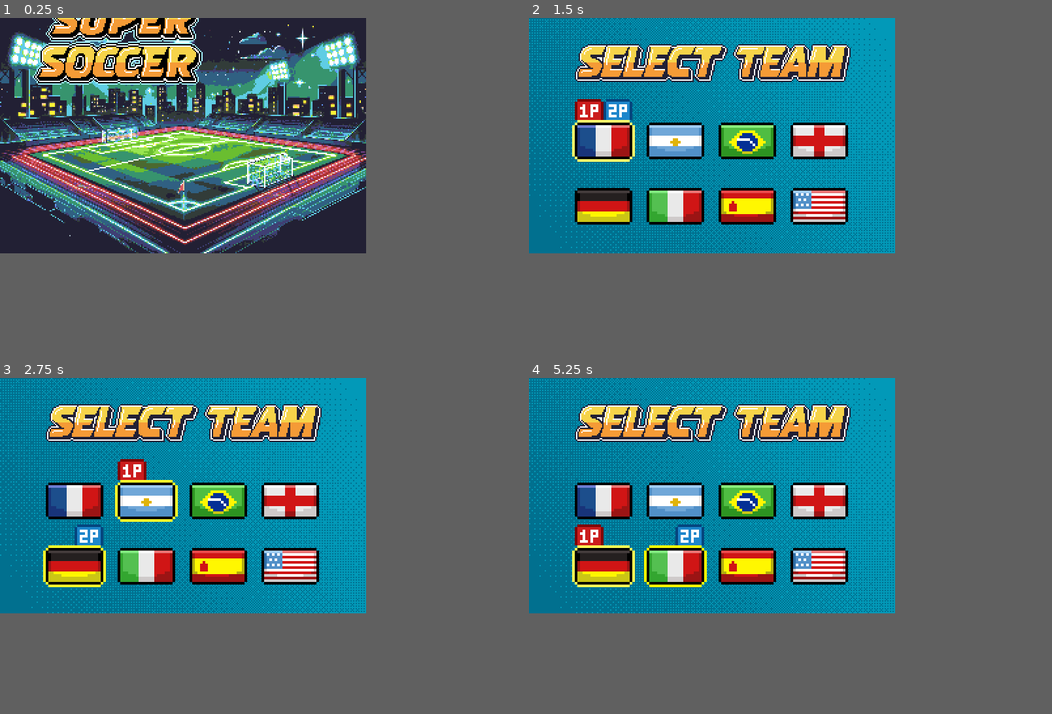
Above: before the commit, frames 1-4 (two rows, left to right).
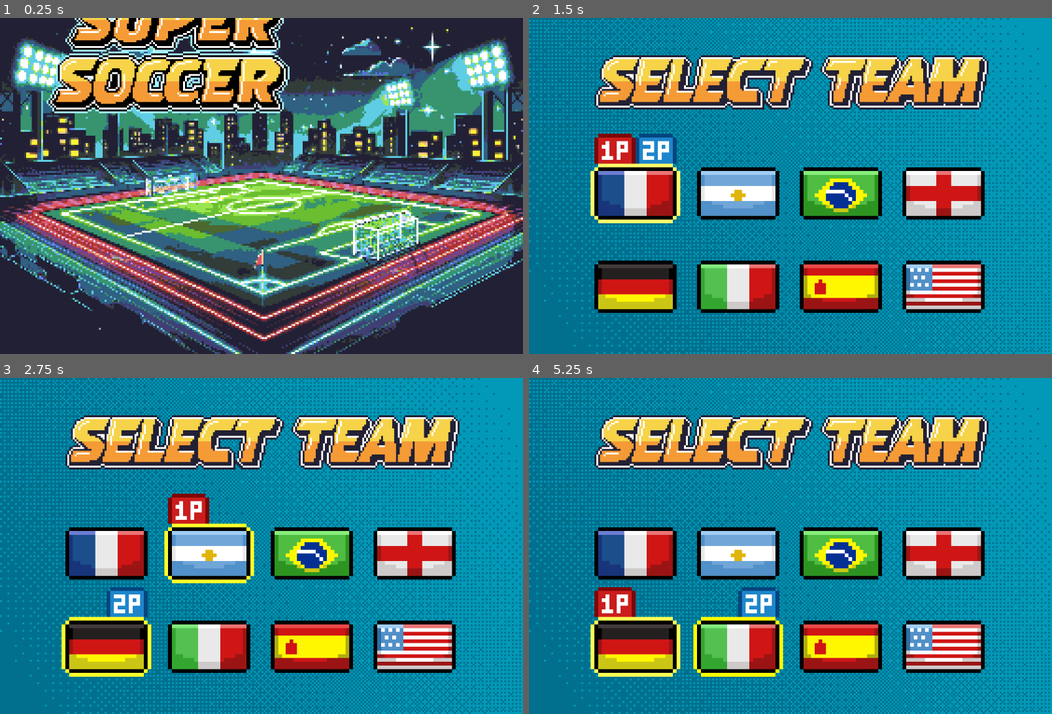
Above: after the commit, the same moments.

Repository: exfinmax/2Dsoccer-game
Game: Godot game, scene res://scenes/soccer_game.tscn
The game is run twice, just before and just after one commit, with the same random seed, the same clock (stepped at 60 frames per second) and the same inputs.
Inputs:
- Up to frame 1 (0.25 s): no input
- Up to frame 2 (1.5 s): hold D (p1_right) 0.53-1.28 s; tap K (p1_pass) at 0.6 s; hold S (p1_down) from 1.28 s (still down); tap J (p1_shoot) at 1.35 s
- Up to frame 3 (2.75 s): release S (p1_down) at 2.03 s; hold D (p1_right) from 2.03 s (still down); tap Down (p2_down) at 2.1 s
- Up to frame 4 (5.25 s): release D (p1_right) at 2.78 s; hold W (p1_up) 2.78-3.53 s; tap Left (p2_left) at 2.85 s; tap Enter at 3.5 s; hold A (p1_left) 3.53-5.03 s; tap Keypad 3 (p2_pass) at 3.6 s; tap Escape (set) at 4.15 s; tap Right (p2_right) at 4.35 s; hold S (p1_down) from 5.03 s (still down); tap Keypad 2 (p2_shoot) at 5.1 s
In our replay, the window is 560x360 before the commit and 800x514 after it. These sizes can differ from the game's own. Grey fills any space a smaller window leaves; there, only what the larger window draws over its background counts as a difference.

The runs differ from the first frame. In frame 1, 73% of the frame differs, in the area x 0-100%, y 0-100%; in frame 2, 62%; in frame 3, 63%; in frame 4, 63%.

Commit message:
added simply buff system

Diff:
--- a/assets/json/squads.json
+++ b/assets/json/squads.json
@@ -328,19 +328,19 @@
 		"name": "A. DAVIES",
 		"skin": 2,
 		"role": 1,
-		"speed": 65,
+		"speed": 67,
 		"power": 155,
 	}, {
 		"name": "A. AHMED",
 		"skin": 2,
 		"role": 2,
-		"speed": 65,
+		"speed": 67,
 		"power": 140,
 	}, {
 		"name": "T. BUCHANAN",
 		"skin": 1,
 		"role": 3,
-		"speed": 65,
+		"speed": 67,
 		"power": 125,
 	}, {
 		"name": "J. DAVID",
--- /dev/null
+++ b/buff_factory.gd
@@ -0,0 +1,15 @@
+class_name BuffFactory
+
+var buff : Dictionary
+
+func _init() -> void:
+	buff = {
+		PlayerBuff.Buff.FIRE_SPEED: PlayerFireSpeed,
+		PlayerBuff.Buff.POWER: PlayerPower,
+		PlayerBuff.Buff.SPEED: PlayerSpeed,
+		PlayerBuff.Buff.SUSPICIOUS: PlayerFireSpeed,
+	}
+
+func get_fresh_buff(current_buff: PlayerBuff.Buff) -> PlayerBuff:
+	assert(buff.has(current_buff), "Buff doesn't exist!")
+	return buff.get(current_buff).new()
--- a/project.godot
+++ b/project.godot
@@ -22,6 +22,7 @@
 GameManager="*res://game_manager/game_manager.gd"
 SoundPlayer="*res://utils/sound_player.tscn"
 MusicPlayer="*res://utils/music_player.gd"
+Playerbuff="*res://scenes/characters/buff/playerbuff.gd"
 
 [debug]
 
@@ -34,7 +35,7 @@
 window/size/window_width_override=1400
 window/size/window_height_override=900
 window/subwindows/embed_subwindows=false
-window/stretch/mode="viewport"
+window/stretch/mode="canvas_items"
 window/stretch/scale_mode="integer"
 
 [gui]
--- a/scenes/characters/buff/buff_area.gd
+++ b/scenes/characters/buff/buff_area.gd
@@ -1,10 +1,29 @@
 extends Area2D
+
+const BUFF_ICON :Dictionary = {
+	0 : preload("res://assets/art/buff_icon/bowling-propulsion.png"),
+	1 : preload("res://assets/art/buff_icon/fire-dash.png"),
+	2 : preload("res://assets/art/buff_icon/mighty-force.png"),
+	3 : preload("res://assets/art/buff_icon/sprint.png"),
+	4 : preload("res://assets/art/buff_icon/suspicious.png"),
+}
+const DURATION_TIME := 6
 
 @onready var Buffsprite: Sprite2D = $BuffSprite
 
 @export var max_value :int
 
+var current_delta : float
 var buff_index : int
+var time_since_spawn
 
-func _enter_tree() -> void:
+func _ready() -> void:
 	buff_index = randi_range(0, max_value)
+	Buffsprite.texture = BUFF_ICON[buff_index]
+	time_since_spawn = Time.get_ticks_msec()
+
+func _process(delta: float) -> void:
+	current_delta += delta
+	modulate.a = 1 + 0.5*sin(current_delta)
+	if DURATION_TIME - current_delta < 0:
+		queue_free()
--- a/scenes/characters/buff/buff_area.tscn
+++ b/scenes/characters/buff/buff_area.tscn
@@ -3,16 +3,17 @@
 [ext_resource type="Script" uid="uid://dg6bvxnww4f2g" path="res://scenes/characters/buff/buff_area.gd" id="1_puwq7"]
 
 [sub_resource type="RectangleShape2D" id="RectangleShape2D_0p0ya"]
-size = Vector2(5, 10)
+size = Vector2(15, 15)
 
 [node name="BuffArea" type="Area2D"]
 y_sort_enabled = true
 collision_layer = 64
 collision_mask = 0
 script = ExtResource("1_puwq7")
-max_value = 1
+max_value = 3
 
 [node name="BuffSprite" type="Sprite2D" parent="."]
+scale = Vector2(0.031, 0.031)
 
 [node name="CollisionShape2D" type="CollisionShape2D" parent="."]
 shape = SubResource("RectangleShape2D_0p0ya")
--- a/scenes/characters/buff/buff_factory.gd
+++ /dev/null
@@ -1,35 +0,0 @@
-extends Node2D
-
-const BUFF := preload("res://scenes/characters/buff/buff_area.tscn")
-const MAX_SIMULTANEOUS_VALUE :int= 3
-const DURATION_BETWEEN_SPAWN_BUFF :int = 5000
-
-var is_active:bool = false
-var is_maximum:bool = false
-var time_since_last_spawn_buff:int
-
-func _enter_tree() -> void:
-	time_since_last_spawn_buff = Time.get_ticks_msec()
-	if GameEvents.setting_varrent[3] == 1:
-		is_active = true
-
-func _process(delta: float) -> void:
-	if is_active && Time.get_ticks_msec() - time_since_last_spawn_buff > DURATION_BETWEEN_SPAWN_BUFF && not is_maximum && GameManager.get_child(0).name.ends_with("0"):
-		spawn_buff()
-		time_since_last_spawn_buff = Time.get_ticks_msec()
-
-func spawn_buff() -> void:
-	var buff := BUFF.instantiate()
-	var rect :Rect2i = Rect2i(117, 85, 590, 223)
-	var random_position = get_random_point_in_rect(rect)
-	buff.position = random_position
-	add_child(buff)
-	if get_child_count() == MAX_SIMULTANEOUS_VALUE:
-		is_maximum = true
-
-
-
-func get_random_point_in_rect(rect: Rect2i) -> Vector2:
-	var x = randf_range(rect.position.x, rect.end.x)
-	var y = randf_range(rect.position.y, rect.end.y)
-	return Vector2(x,y)
--- a/scenes/characters/buff/buff_factory.tscn
+++ /dev/null
@@ -1,6 +0,0 @@
-[gd_scene load_steps=2 format=3 uid="uid://fsivmytjpcca"]
-
-[ext_resource type="Script" uid="uid://b0y7gigd8apt6" path="res://scenes/characters/buff/buff_factory.gd" id="1_ayt8y"]
-
-[node name="BuffFactory" type="Node2D"]
-script = ExtResource("1_ayt8y")
--- /dev/null
+++ b/scenes/characters/buff/buff_spawn_factory.gd
@@ -0,0 +1,35 @@
+extends Node2D
+
+const BUFF := preload("res://scenes/characters/buff/buff_area.tscn")
+const MAX_SIMULTANEOUS_VALUE :int= 3
+const DURATION_BETWEEN_SPAWN_BUFF :int = 7000
+
+var is_active:bool = false
+var is_maximum:bool = false
+var time_since_last_spawn_buff:int
+
+func _enter_tree() -> void:
+	time_since_last_spawn_buff = Time.get_ticks_msec()
+	if GameEvents.setting_varrent[3] == 1:
+		is_active = true
+
+func _process(delta: float) -> void:
+	if is_active && Time.get_ticks_msec() - time_since_last_spawn_buff > DURATION_BETWEEN_SPAWN_BUFF && not is_maximum && GameManager.get_child(0).name.ends_with("0"):
+		spawn_buff()
+		time_since_last_spawn_buff = Time.get_ticks_msec()
+
+func spawn_buff() -> void:
+	var buff := BUFF.instantiate()
+	var rect :Rect2i = Rect2i(145, 127, 560, 127)
+	var random_position = get_random_point_in_rect(rect)
+	buff.position = random_position
+	add_child(buff)
+	if get_child_count() == MAX_SIMULTANEOUS_VALUE:
+		is_maximum = true
+
+
+
+func get_random_point_in_rect(rect: Rect2i) -> Vector2:
+	var x = randf_range(rect.position.x, rect.end.x)
+	var y = randf_range(rect.position.y, rect.end.y)
+	return Vector2(x,y)
--- /dev/null
+++ b/scenes/characters/buff/buff_spawn_factory.tscn
@@ -0,0 +1,6 @@
+[gd_scene load_steps=2 format=3 uid="uid://fsivmytjpcca"]
+
+[ext_resource type="Script" uid="uid://b0y7gigd8apt6" path="res://scenes/characters/buff/buff_spawn_factory.gd" id="1_trqaf"]
+
+[node name="BuffFactory" type="Node2D"]
+script = ExtResource("1_trqaf")
--- /dev/null
+++ b/scenes/characters/buff/player_buff_fire_speed.gd
@@ -0,0 +1,13 @@
+class_name PlayerFireSpeed
+extends PlayerBuff
+
+var current_speed
+
+func _enter_tree() -> void:
+	current_speed = player.speed
+	player.speed = player.speed * 2
+	player.gpu_particles_2d.modulate = Color(0.862745, 0.0784314, 0.235294, 1)
+
+func _exit_tree() -> void:
+	player.speed = current_speed
+	player.gpu_particles_2d.modulate = Color(1, 1, 1, 1)
--- /dev/null
+++ b/scenes/characters/buff/player_buff_power.gd
@@ -0,0 +1,15 @@
+class_name PlayerPower
+extends PlayerBuff
+
+var current_power
+
+func _enter_tree() -> void:
+	duration_time = 20
+	current_power = player.power
+	player.power = current_power * 1.5
+	player.power_gpu.emitting = true
+
+func _exit_tree() -> void:
+	player.power = current_power
+	player.power_gpu.emitting = false
+	player.power_gpu.emitting = false
--- /dev/null
+++ b/scenes/characters/buff/player_buff_speed.gd
@@ -0,0 +1,15 @@
+class_name PlayerSpeed
+extends PlayerBuff
+
+var current_speed
+
+func _enter_tree() -> void:
+	current_speed = player.speed
+	player.gpu_particles_2d.modulate = Color(0, 0.972549, 1, 1)
+	player.speed = player.speed * 1.5
+
+
+
+func _exit_tree() -> void:
+	player.speed = current_speed
+	player.gpu_particles_2d.modulate = Color(1,1,1,1)
--- a/scenes/characters/buff/playerbuff.gd
+++ b/scenes/characters/buff/playerbuff.gd
@@ -1,14 +1,28 @@
 class_name PlayerBuff
 extends Node
 
-var duration_time :int
+enum Buff{
+	RANDOM,
+	FIRE_SPEED,
+	POWER,
+	SPEED,
+	SUSPICIOUS,
+}
+var current_delta :float
+var duration_time :int = 8
+var player_speed :float
+var player : Player = null
 
 func _enter_tree() -> void:
 	pass
 
 func _process(delta: float) -> void:
-	if duration_time - delta < 0:
+	current_delta += delta
+	if duration_time - current_delta < 0:
 		queue_free()
+
+func set_up(context_player: Player) -> void:
+	player = context_player
 
 func _exit_tree() -> void:
 	pass
--- a/scenes/characters/player.gd
+++ b/scenes/characters/player.gd
@@ -33,11 +33,7 @@
 	RESET,
 }
 
-enum Buff{
-	NONE,
-	POWER,
-	SPEED,
-}
+
 
 @export var ball : Ball
 @export var control_scheme : ControlScheme
@@ -57,8 +53,9 @@
 @onready var permanent_damage_emitter_area: Area2D = %PermanentDamageEmitterArea
 @onready var hands_collider: CollisionShape2D = %HandsCollider
 @onready var gpu_particles_2d: GPUParticles2D = %GPUParticles2D
-
-
+@onready var power_gpu: GPUParticles2D = %PowerGPU
+
+var current_buff :Array[PlayerBuff]
 var ai_behavior_factory := AIBehaviorFactory.new()
 var current_ai_behavior : AIBehavior
 var country := ""
@@ -73,13 +70,12 @@
 var skin_color := Player.SkinColor.MEDIUM
 var spawn_position := Vector2.ZERO
 var weight_on_duty_steering := 0.0
-
+var buff_factory := BuffFactory.new()
 
 func _ready() -> void:
 	set_control_texture()
 	setup_ai_beheavior()
 	switch_state(State.MOVING)
-	add_buff()
 	set_shader_properties()
 	permanent_damage_emitter_area.monitoring = role == Role.GOALIE
 	hands_collider.disabled = role != Role.GOALIE
@@ -133,10 +129,16 @@
 	current_state.name = "PlayerStateMachine: " + str(state)
 	call_deferred("add_child", current_state)
 
-func add_buff(buff: Buff = Buff.NONE) -> void:
-	if buff == Buff.NONE:
+func add_buff(buff_index : int) -> void:
+	if buff_index == 0:
+		add_buff(randi_range(1,4))
 		return
-	return
+	if current_buff.has(buff_factory.get_fresh_buff(buff_index as PlayerBuff.Buff)):
+		queue_free_child(current_buff, buff_index)
+	current_buff.append(buff_factory.get_fresh_buff(buff_index as PlayerBuff.Buff))
+	current_buff[-1].set_up(self)
+	current_buff[-1].name = "PlayerBuff:" + str(buff_index)
+	call_deferred("add_child", current_buff[-1])
 
 func set_movement_animation() -> void:
 	var vel_length := velocity.length()
@@ -227,5 +229,11 @@
 
 
 func _on_buff_detection_area_area_entered(area: Area2D) -> void:
-	add_buff(area.buff_index + 1 as Buff)
+	add_buff(area.buff_index)
 	area.queue_free()
+
+func queue_free_child(array: Array, index: int) -> void:
+	for i in range(array.size() - 1, -1, -1):
+		if array[i].name == "PlayerBuff:" + str(index):
+			remove_child(array[i])
+			array.remove_at(i)
--- a/scenes/characters/player.tscn
+++ b/scenes/characters/player.tscn
@@ -45,6 +45,22 @@
 [sub_resource type="CapsuleShape2D" id="CapsuleShape2D_qgnko"]
 radius = 4.0
 height = 18.0
+
+[sub_resource type="Curve" id="Curve_6eyoc"]
+_data = [Vector2(0, 0.25), 0.0, 0.0, 0, 0, Vector2(1, 1), 0.0, 0.0, 0, 0]
+point_count = 2
+
+[sub_resource type="CurveTexture" id="CurveTexture_eojnx"]
+curve = SubResource("Curve_6eyoc")
+
+[sub_resource type="ParticleProcessMaterial" id="ParticleProcessMaterial_qgnko"]
+particle_flag_disable_z = true
+gravity = Vector3(0, 98, 0)
+tangential_accel_min = -90.0
+tangential_accel_max = 90.0
+scale_min = 2.0
+scale_max = 4.0
+scale_curve = SubResource("CurveTexture_eojnx")
 
 [sub_resource type="Animation" id="Animation_dyp2m"]
 length = 0.001
@@ -485,6 +501,14 @@
 rotation = 1.5708
 shape = SubResource("CapsuleShape2D_qgnko")
 
+[node name="PowerGPU" type="GPUParticles2D" parent="Body"]
+unique_name_in_owner = true
+modulate = Color(0.980392, 0.682353, 0, 1)
+emitting = false
+amount = 10
+lifetime = 0.5
+process_material = SubResource("ParticleProcessMaterial_qgnko")
+
 [node name="ShadowSprite" type="Sprite2D" parent="."]
 texture = ExtResource("3_76oj4")
 centered = false
--- a/screens/settingscreen/setting_screen.tscn
+++ b/screens/settingscreen/setting_screen.tscn
@@ -43,20 +43,16 @@
 [node name="ActiveBarContainer" parent="MarginContainer/Settingthings" instance=ExtResource("2_mj2nt")]
 layout_mode = 2
 text = "MUSIC"
-color_default = Color(0.342207, 0.342207, 0.342207, 1)
 
 [node name="ActiveBarContainer2" parent="MarginContainer/Settingthings" instance=ExtResource("2_mj2nt")]
 layout_mode = 2
 text = "SFX"
-color_default = Color(0.342207, 0.342207, 0.342207, 1)
 
 [node name="ActiveBoolContainer" parent="MarginContainer/Settingthings" instance=ExtResource("3_mj2nt")]
 layout_mode = 2
 text = "SHAKE"
-color_default = Color(0.342207, 0.342207, 0.342207, 1)
 current_value = 1
 
 [node name="ActiveBoolContainer2" parent="MarginContainer/Settingthings" instance=ExtResource("3_mj2nt")]
 layout_mode = 2
 text = "Buff"
-color_default = Color(0.342207, 0.342207, 0.342207, 1)
--- a/screens/world/worldscreen.tscn
+++ b/screens/world/worldscreen.tscn
@@ -11,7 +11,7 @@
 [ext_resource type="Texture2D" uid="uid://b5ksd68amhd8a" path="res://assets/art/backgrounds/bottom-wall.png" id="8_1ibph"]
 [ext_resource type="Texture2D" uid="uid://dccmrj4gls8sk" path="res://assets/art/backgrounds/side-wall.png" id="9_pph63"]
 [ext_resource type="PackedScene" uid="uid://b7bftk8y4ei4o" path="res://scenes/characters/ball/ball.tscn" id="10_6adno"]
-[ext_resource type="PackedScene" uid="uid://fsivmytjpcca" path="res://scenes/characters/buff/buff_factory.tscn" id="11_ugshi"]
+[ext_resource type="PackedScene" uid="uid://fsivmytjpcca" path="res://scenes/characters/buff/buff_spawn_factory.tscn" id="11_ugshi"]
 [ext_resource type="PackedScene" uid="uid://cq75xlke1nt01" path="res://UI/ui.tscn" id="11_uwrqx"]
 
 [sub_resource type="RectangleShape2D" id="RectangleShape2D_7r4gi"]
@@ -154,4 +154,4 @@
 [node name="UI" parent="." instance=ExtResource("11_uwrqx")]
 
 [node name="Node2D" type="Node2D" parent="."]
-position = Vector2(706, 308)
+position = Vector2(705, 124)
Binary file added: assets/art/buff_icon/bowling-propulsion.png
Not shown, added: assets/art/buff_icon/bowling-propulsion.png.import
Binary file added: assets/art/buff_icon/fire-dash.png
Not shown, added: assets/art/buff_icon/fire-dash.png.import
Binary file added: assets/art/buff_icon/mighty-force.png
Not shown, added: assets/art/buff_icon/mighty-force.png.import
Binary file added: assets/art/buff_icon/sprint.png
Not shown, added: assets/art/buff_icon/sprint.png.import
Binary file added: assets/art/buff_icon/suspicious.png
Not shown, added: assets/art/buff_icon/suspicious.png.import
Not shown, added: buff_factory.gd.uid
Renamed: scenes/characters/buff/buff_factory.gd.uid -> scenes/characters/buff/buff_spawn_factory.gd.uid
(and 7 more such lines)
